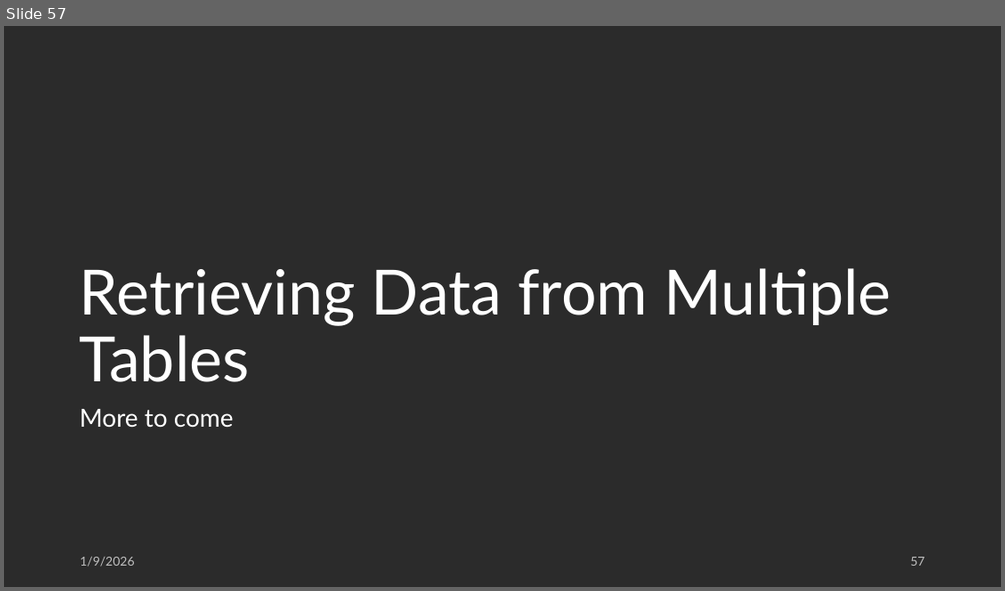
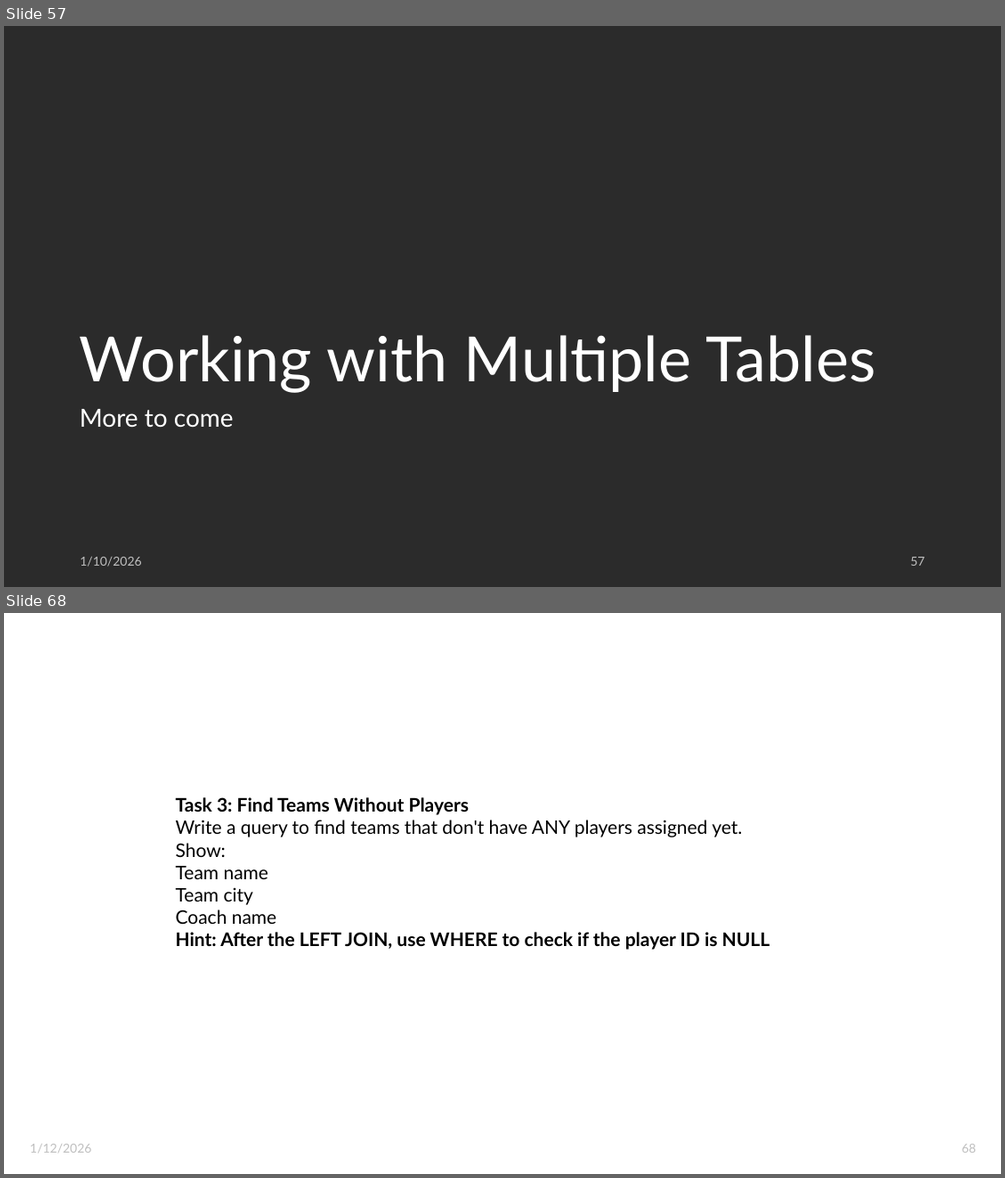
Before and after one commit to weddingtoncoder/learn_sql_server, a slide deck: Intro to Relational Databases with SQL Server 2022.pptx. Shown one above the other, each under a label of ours: slide 57 before the commit, slides 57 and 68 after it; the slides between them are not shown. The pictures are 1005x591 and 1005x1178 pixels, drawn with LibreOffice and Linux fonts; fonts in the diff are those of the drawing; background and template pictures are left out; a plain dark background stands for a picture behind light text. Boxes give left, top, right and bottom in pixels: in the first picture for what was removed or moved away, otherwise in the second. Text is boxed around its words. In the diff, an @@ line names an element or a change of style, - is before the commit and + after.

```diff
--- a/Intro to Relational Databases with SQL Server 2022.pptx
+++ b/Intro to Relational Databases with SQL Server 2022.pptx
@@ slide 68 added at (x1=4, y1=613, x2=1001, y2=1174), background picture (left out) @@
@@ title added at (x1=23, y1=642, x2=882, y2=695), 39.6 pt, text #FFFFFF @@
+Practice Time
@@ text added at (x1=176, y1=797, x2=770, y2=949), 18 pt, text #000000 @@
+Task 3: Find Teams Without Players
+Write a query to find teams that don't have ANY players assigned yet.
+Show:
+Team name
+Team city
+Coach name
+Hint: After the LEFT JOIN, use WHERE to check if the player ID is NULL
@@ text added at (x1=30, y1=1143, x2=91, y2=1152), 12 pt, text #BFBFBF @@
+1/12/2026
@@ page number added at (x1=962, y1=1143, x2=976, y2=1152), 12 pt, text #BFBFBF @@
+68
@@ slide 57 changed as well @@
@@ title at (x1=80, y1=335, x2=875, y2=393): text changed @@
-Retrieving Data from Multiple Tables
+Working with Multiple Tables
@@ text at (x1=80, y1=556, x2=141, y2=566): text changed @@
-1/9/2026
+1/10/2026
```
Also in this commit, not shown: 55 other slides changed, 45 other slides added.
